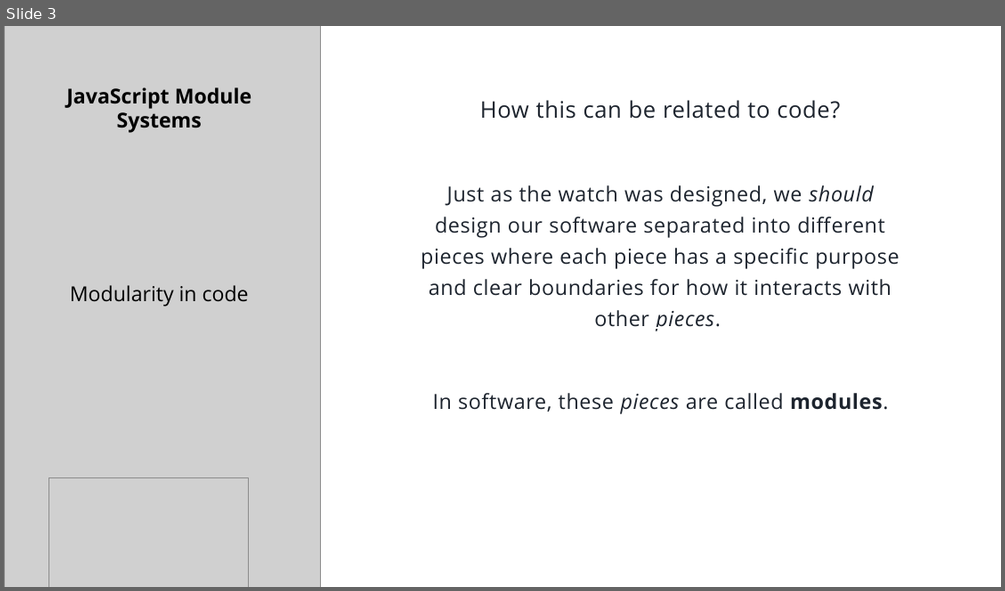
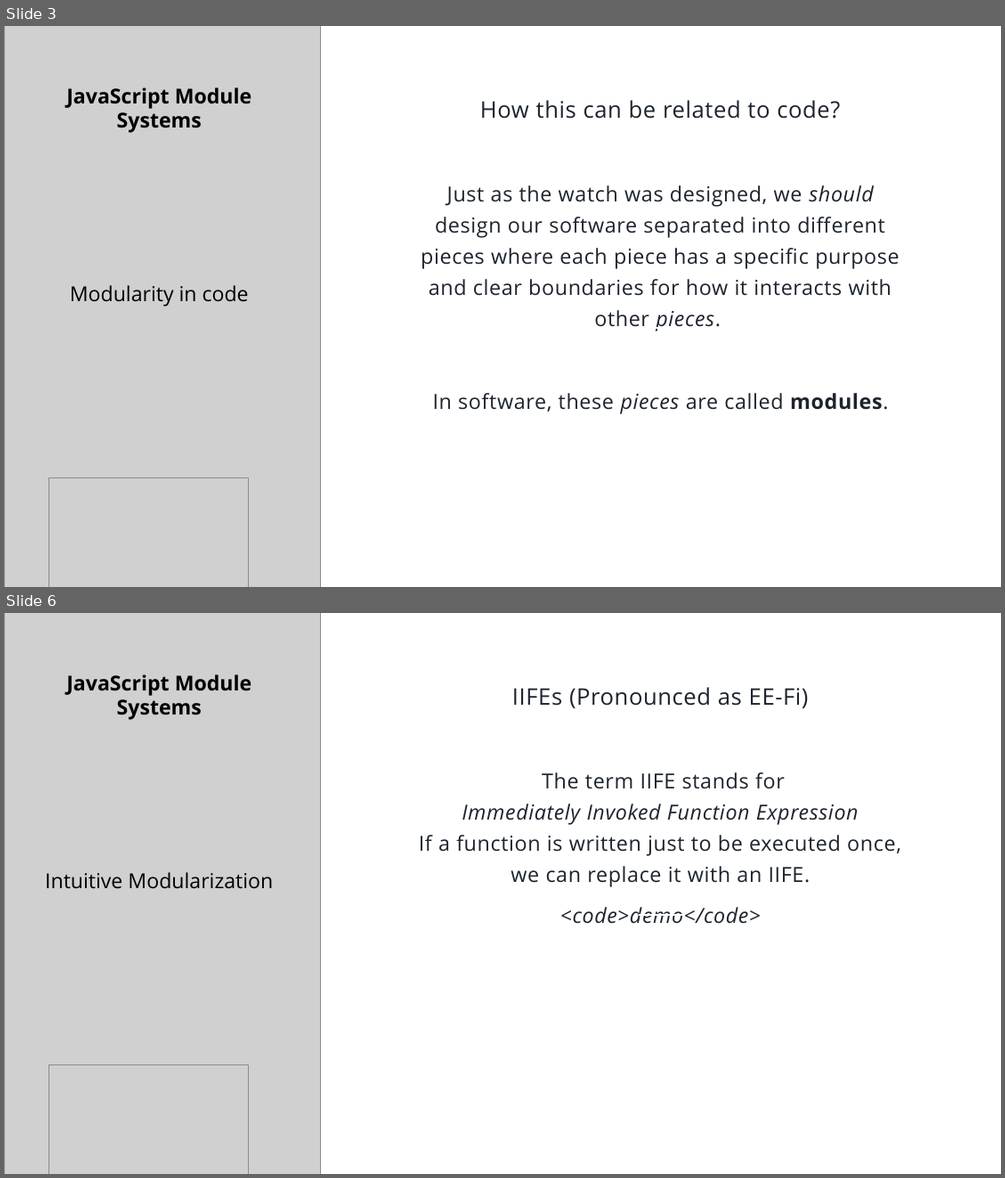
Before and after one commit to sjsam/js-module-systems, a slide deck: presentation.pptx. Shown one above the other, each under a label of ours: slide 3 before the commit, slides 3 and 6 after it; the slides between them are not shown. The pictures are 1005x591 and 1005x1178 pixels, drawn with LibreOffice and Linux fonts; fonts in the diff are those of the drawing; grey boxes stand for pictures. Boxes give left, top, right and bottom in pixels: in the first picture for what was removed or moved away, otherwise in the second. Text is boxed around its words. In the diff, an @@ line names an element or a change of style, - is before the commit and + after.

```diff
--- a/presentation.pptx
+++ b/presentation.pptx
@@ slide 6 added at (x1=4, y1=613, x2=1001, y2=1174), background #FFFFFF @@
@@ rectangle added at (x1=4, y1=613, x2=1001, y2=1174), fill #FFFFFF @@
@@ picture added at (x1=4, y1=613, x2=320, y2=1174) @@
@@ title added at (x1=45, y1=674, x2=273, y2=889), 19.8 pt, text #000000, bold @@
+JavaScript Module Systems
+Intuitive Modularization
@@ subtitle added at (x1=419, y1=687, x2=901, y2=924), 20 pt, text #1D242E @@
+IIFEs (Pronounced as EE-Fi)
+The term IIFE stands for
+Immediately Invoked Function Expression
+If a function is written just to be executed once, we can replace it with an IIFE.
+<code>demo</code>
@@ line added from (639, 915) to (683, 915), #FFFFFF 1 pt @@
@@ picture added at (x1=48, y1=1064, x2=249, y2=1174) @@
```
Also in this commit, not shown: 1 slide changed, 2 other slides added, 6 other files.
